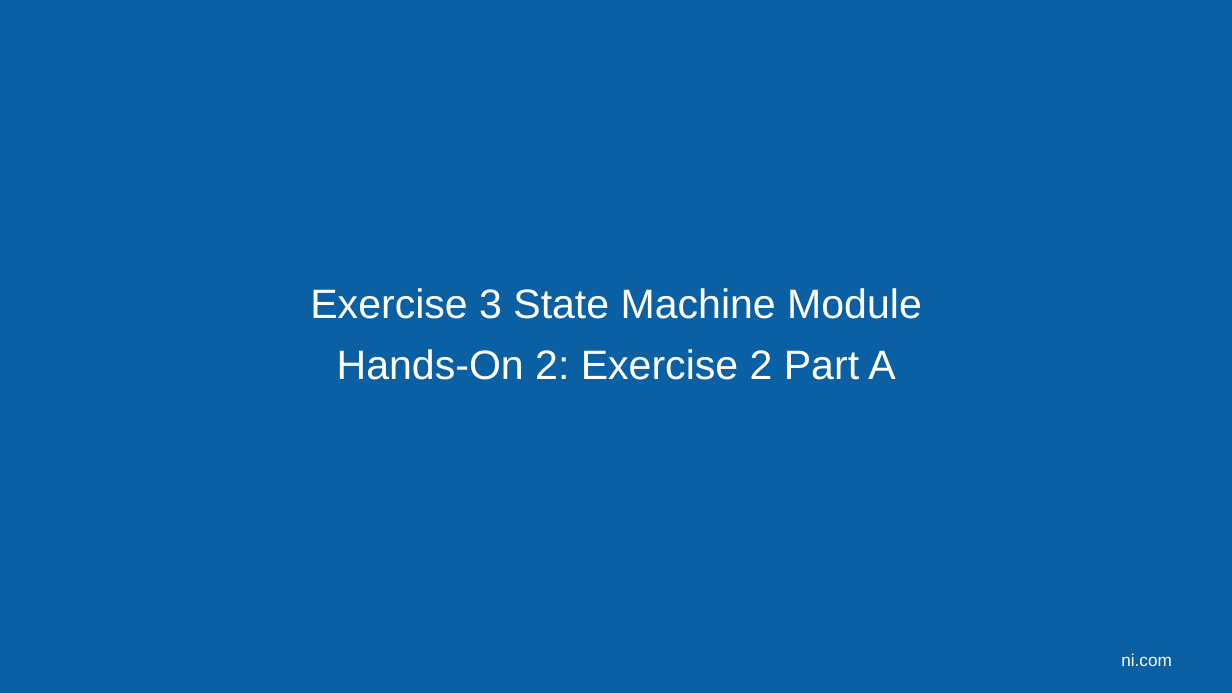
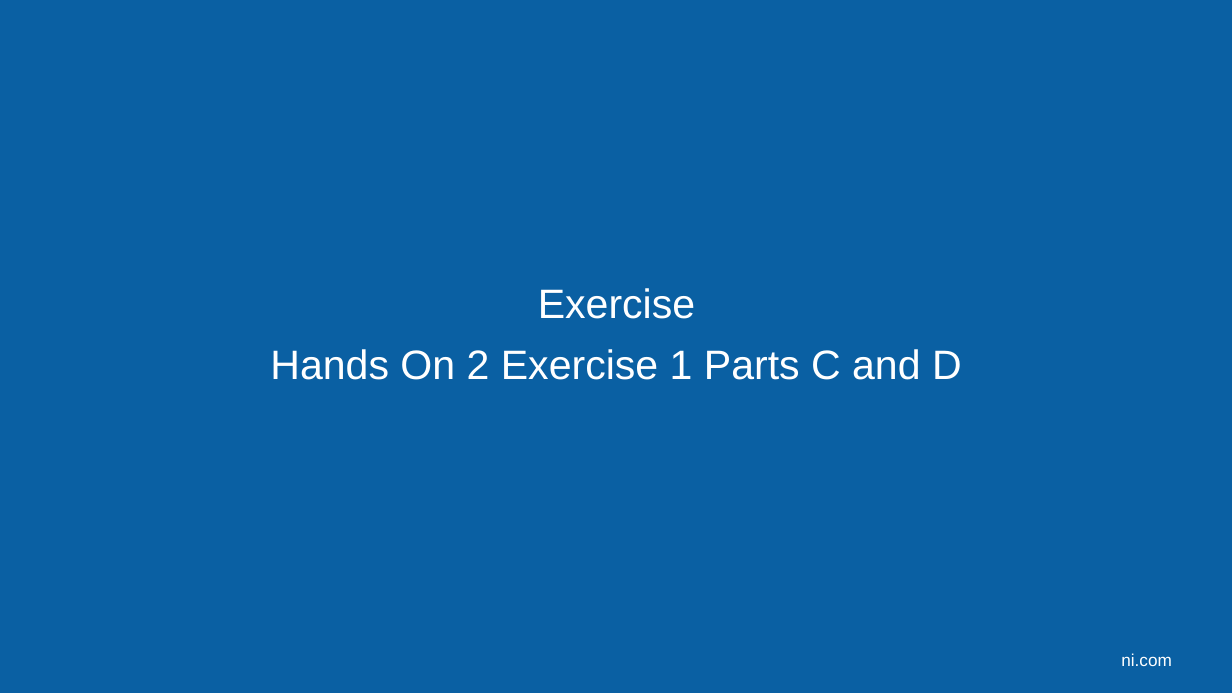
Before and after one commit to LabVIEW-DCAF/Documentation, a slide deck: slide 36 of Trunk/Getting Started Material/DCAF Training/6 Static Modules.pptx (slide 22 before the commit). Drawn at 1232x693 pixels with LibreOffice and Linux fonts; fonts in the diff are those of the drawing; background and template pictures are left out. Boxes give left, top, right and bottom in pixels: in the first picture for what was removed or moved away, otherwise in the second. Text is boxed around its words. In the diff, an @@ line names an element or a change of style, - is before the commit and + after.

```diff
--- a/Trunk/Getting Started Material/DCAF Training/6 Static Modules.pptx
+++ b/Trunk/Getting Started Material/DCAF Training/6 Static Modules.pptx
@@ text at [270, 288, 962, 380]: text changed @@
-Exercise 3 State Machine Module
-Hands-On 2: Exercise 2 Part A
+Exercise
+Hands On 2 Exercise 1 Parts C and D
```
Also in this commit, not shown: 9 other slides changed, 34 slides added, 12 slides removed.
